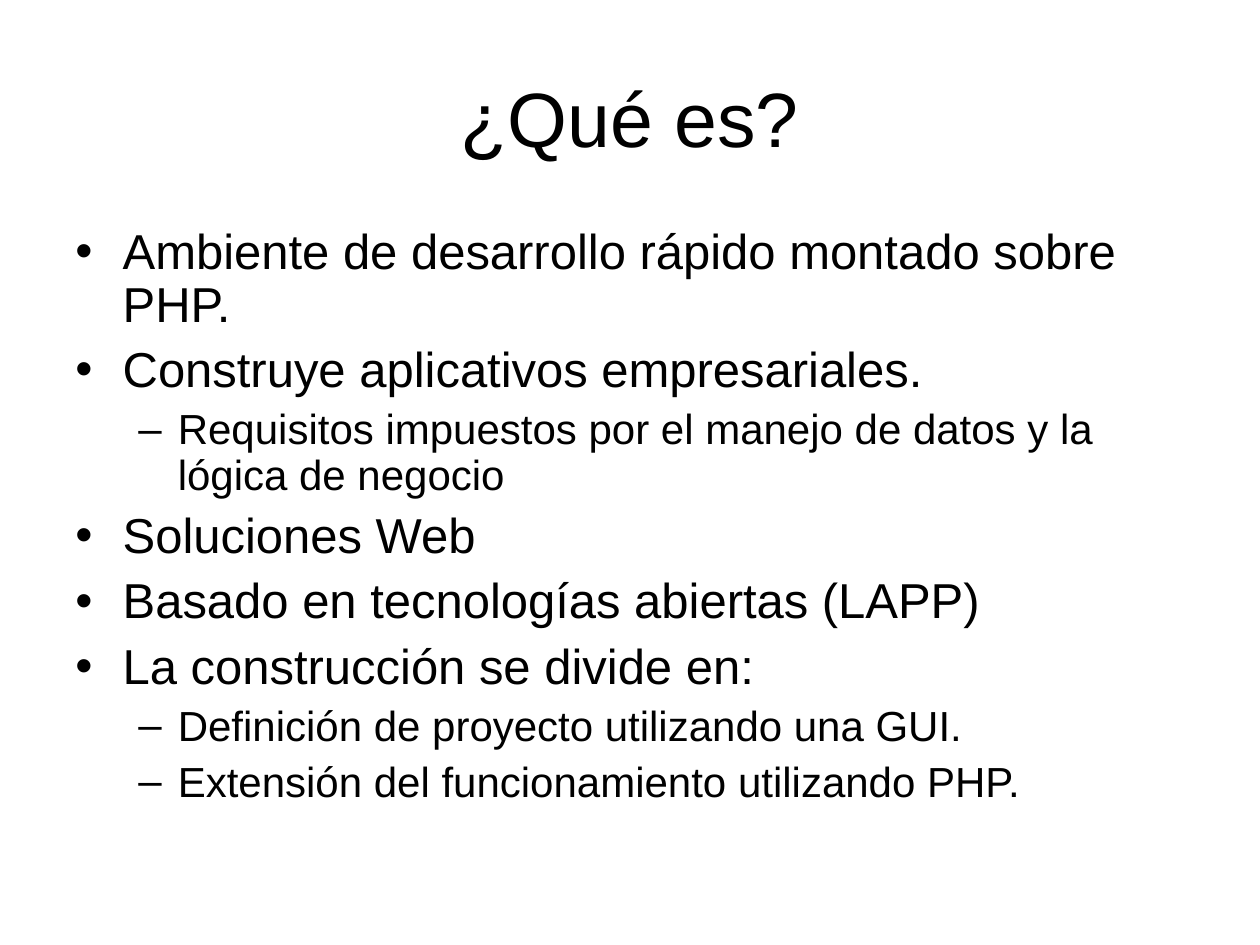
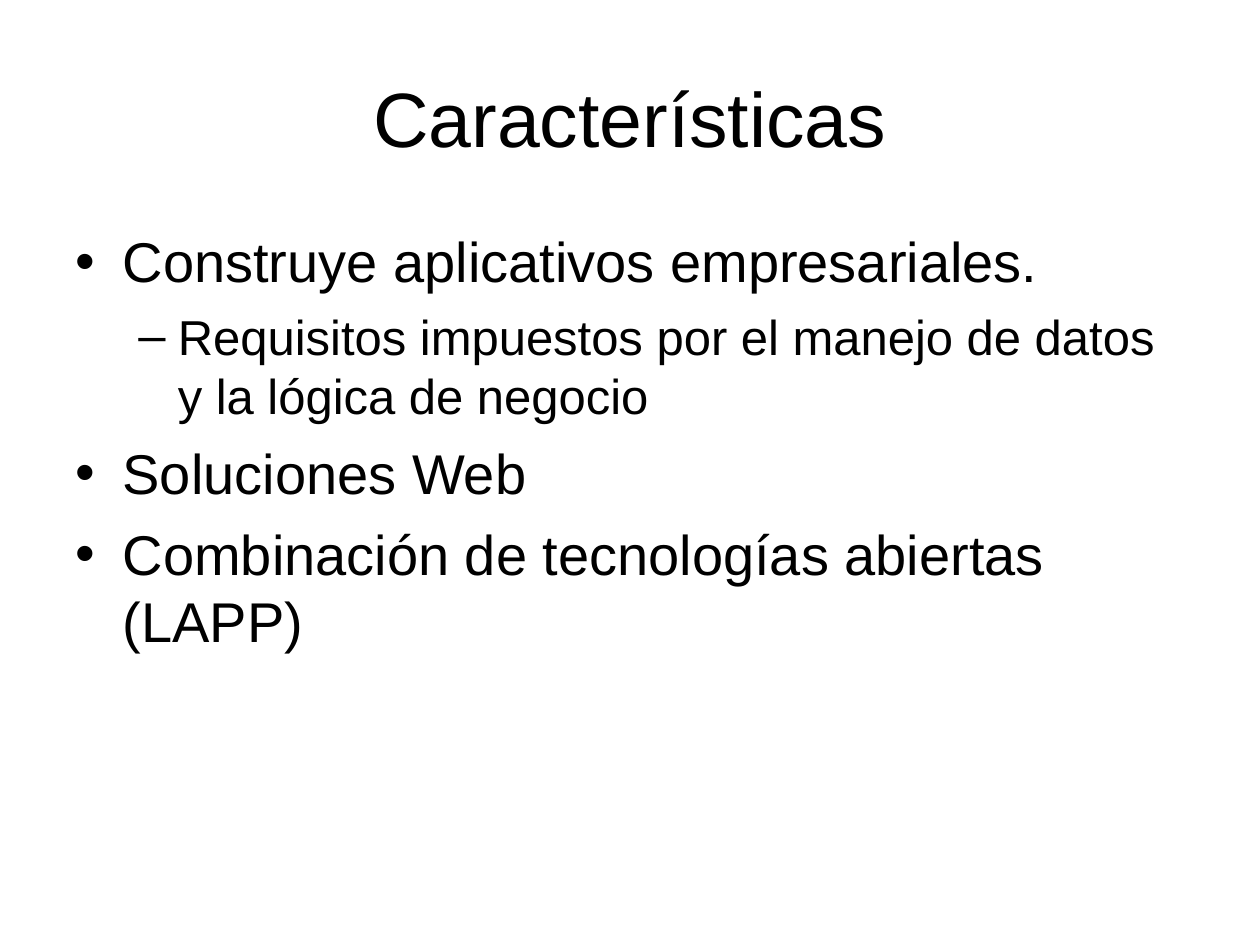
Before and after one commit to SIU-Toba/framework, a slide deck: slide 3 of doc/presentacion/Jornadas JAIIO.ppt (slide 2 before the commit). Drawn at 1260x945 pixels with LibreOffice and Linux fonts; fonts in the diff are those of the drawing. Boxes give left, top, right and bottom in pixels: in the first picture for what was removed or moved away, otherwise in the second. Text is boxed around its words. In the diff, an @@ line names an element or a change of style, - is before the commit and + after.

```diff
--- a/doc/presentacion/Jornadas JAIIO.ppt
+++ b/doc/presentacion/Jornadas JAIIO.ppt
@@ title at [373,90,886,148]: text changed @@
-¿Qué es?
+Características
@@ text at [123,233,1115,322]: paragraph removed @@
-• Ambiente de desarrollo rápido montado sobre PHP.
@@ text at [123,241,1155,495]: size 28 to 32 pt in "Construye aplicativos empresariales.", "Soluciones Web"; size 24 to 28 pt in "Requisitos impuestos por el manejo de datos ..."; line spacing 0.9 to 1; more space between paragraphs @@
@@ text at [123,533,1044,653]: text changed; size 24 to 32 pt @@
-• Basado en tecnologías abiertas (LAPP)
-• La construcción se divide en:
-  – Definición de proyecto utilizando una GUI.
-  – Extensión del funcionamiento utilizando PHP.
+• Combinación de tecnologías abiertas (LAPP)
```
Also in this commit, not shown: 1 other slide changed, 2 slides added, 1 slide removed.
